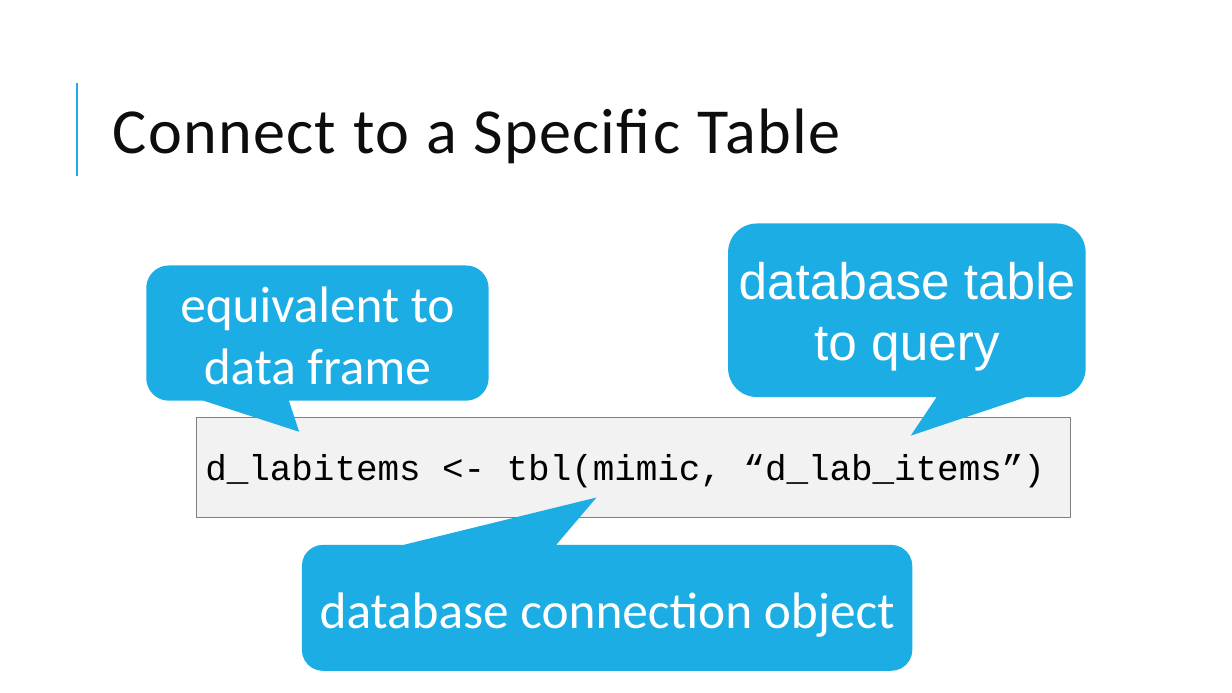
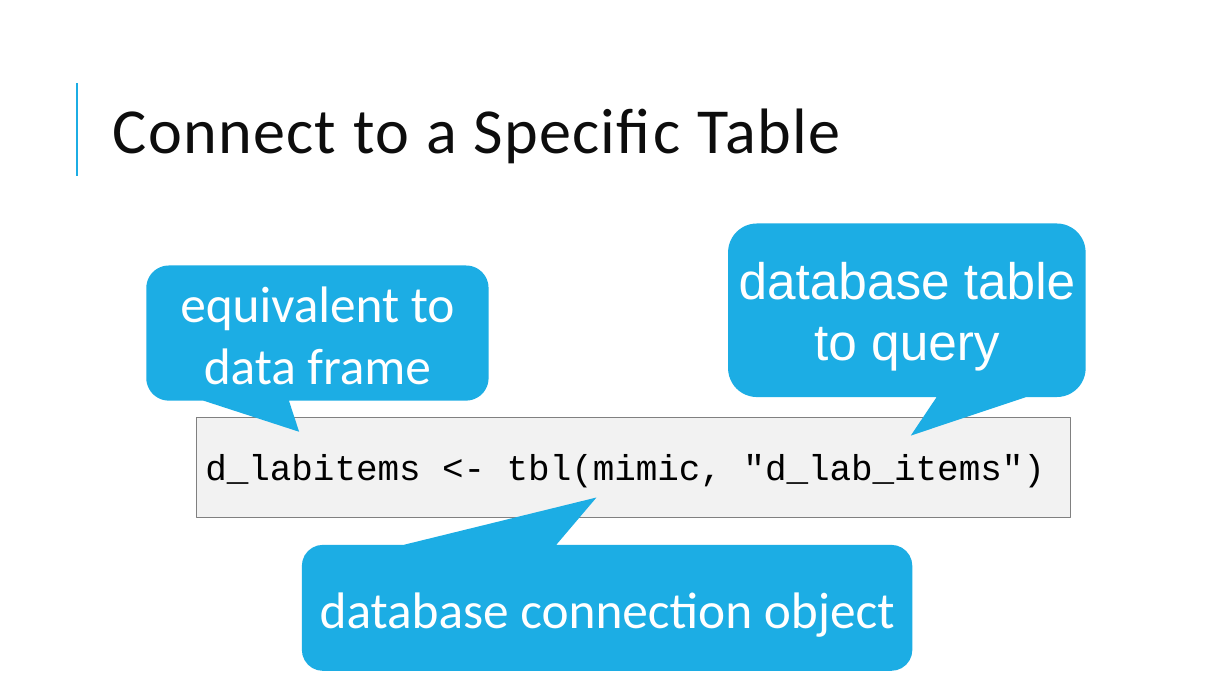
Before and after one commit to amromeo/api_r_int_db_24, a slide deck: slide 18 of presentations/02 - Databases with R.pptx. Drawn at 1232x693 pixels with LibreOffice and Linux fonts; fonts in the diff are those of the drawing. Boxes give left, top, right and bottom in pixels: in the first picture for what was removed or moved away, otherwise in the second. Text is boxed around its words. In the diff, an @@ line names an element or a change of style, - is before the commit and + after.

```diff
--- a/presentations/02 - Databases with R.pptx
+++ b/presentations/02 - Databases with R.pptx
@@ text at (x1=205, y1=455, x2=1044, y2=488): text changed @@
-d_labitems <- tbl(mimic, “d_lab_items”)
+d_labitems <- tbl(mimic, "d_lab_items")
```
Also in this commit, not shown: 8 other slides changed.
